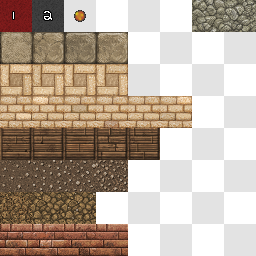
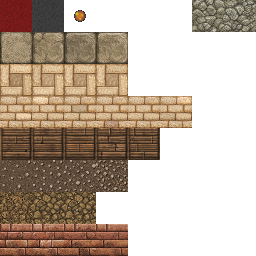
Revision of a layered 256×256 image; what changed, layer by layer:
removed layer "id's" over (13, 11, 52, 20)
painted on "Layer 4" over (12, 0, 256, 256)
removed layer "Layer 5" over (74, 10, 86, 22)
removed layer "Layer 3" over (74, 10, 86, 22)
removed layer "Layer 2" over (12, 0, 256, 256)
hid "Layer 1" over (12, 0, 256, 256)
